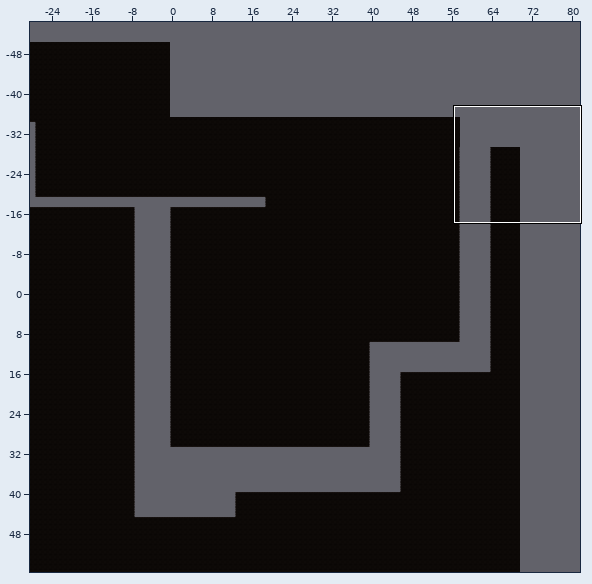
Level history. Tiled map: Assets/Tiled/Level1TileMap/map1-0.tmx. Above, an overview of the earlier version with the close-up marked.
Close-up. As it was:
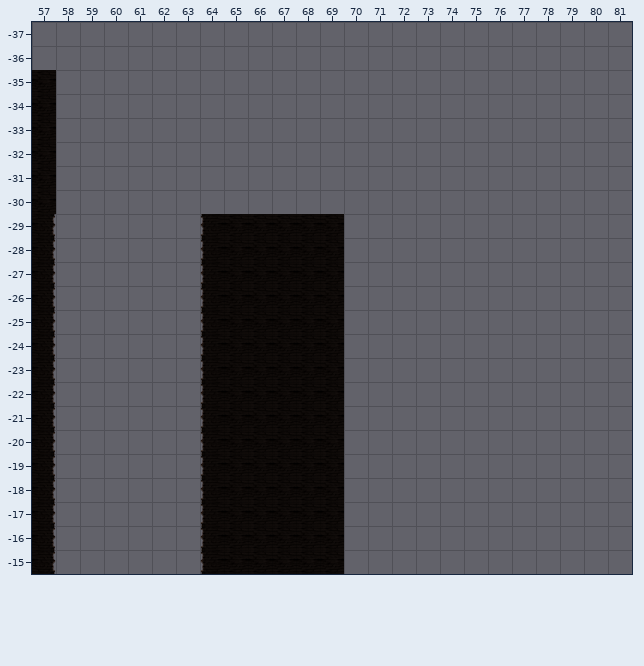
Cells are 256x256 px. Shown: x 57..81, y -37..-15. The commit also changed other parts of the map, which this record leaves out.
The same view after the edit:
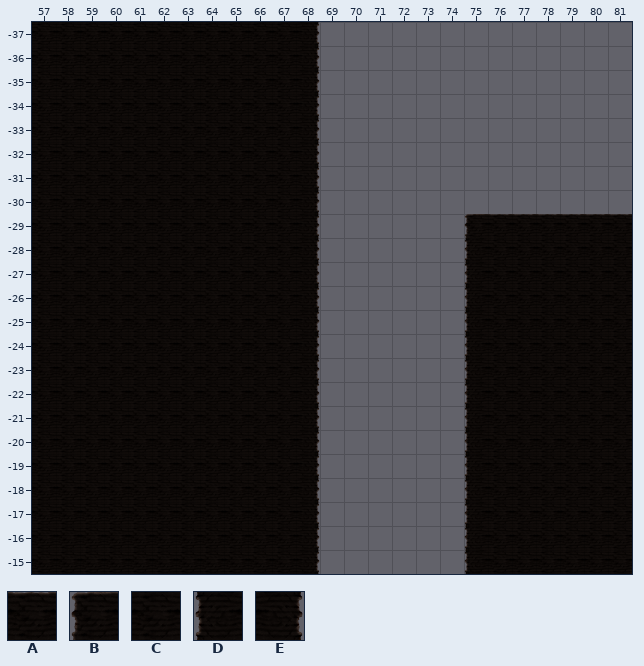
Key: from "Level1 Tileset": A 0, B 1, C 8, D 9, E 10.
_ is an empty cell, . an unchanged one.
Change:
--- layer "ground"
@@ x 57..81 @@
--37 ____________.............
--36 ____________.............
--35 .___________.............
--34 .___________.............
--33 .___________.............
--32 .___________.............
--31 .___________.............
--30 .___________.............
--29 E______D...CC....._______
--28 E______D...CC....._______
--27 E______D...CC....._______
--26 E______D...CC....._______
--25 E______D...CC....._______
--24 E______D...CC....._______
--23 E______D...CC....._______
--22 E______D...CC....._______
--21 E______D...CC....._______
--20 E______D...CC....._______
--19 E______D...CC....._______
--18 E______D...CC....._______
--17 E______D...CC....._______
--16 E______D...CC....._______
--15 E______D...CC....._______
+-37 CCCCCCCCCCCE.............
+-36 CCCCCCCCCCCE.............
+-35 .CCCCCCCCCCE.............
+-34 .CCCCCCCCCCE.............
+-33 .CCCCCCCCCCE.............
+-32 .CCCCCCCCCCE.............
+-31 .CCCCCCCCCCE.............
+-30 .CCCCCCCCCCE.............
+-29 CCCCCCCC...E_.....BAAAAAA
+-28 CCCCCCCC...E_.....DCCCCCC
+-27 CCCCCCCC...E_.....DCCCCCC
+-26 CCCCCCCC...E_.....DCCCCCC
+-25 CCCCCCCC...E_.....DCCCCCC
+-24 CCCCCCCC...E_.....DCCCCCC
+-23 CCCCCCCC...E_.....DCCCCCC
+-22 CCCCCCCC...E_.....DCCCCCC
+-21 CCCCCCCC...E_.....DCCCCCC
+-20 CCCCCCCC...E_.....DCCCCCC
+-19 CCCCCCCC...E_.....DCCCCCC
+-18 CCCCCCCC...E_.....DCCCCCC
+-17 CCCCCCCC...E_.....DCCCCCC
+-16 CCCCCCCC...E_.....DCCCCCC
+-15 CCCCCCCC...E_.....DCCCCCC
Boxes around the changes in both close-ups, in picture pixels (x1, y1, x2, y2):
changed: (32, 22, 344, 574)
added: (464, 214, 632, 574)
